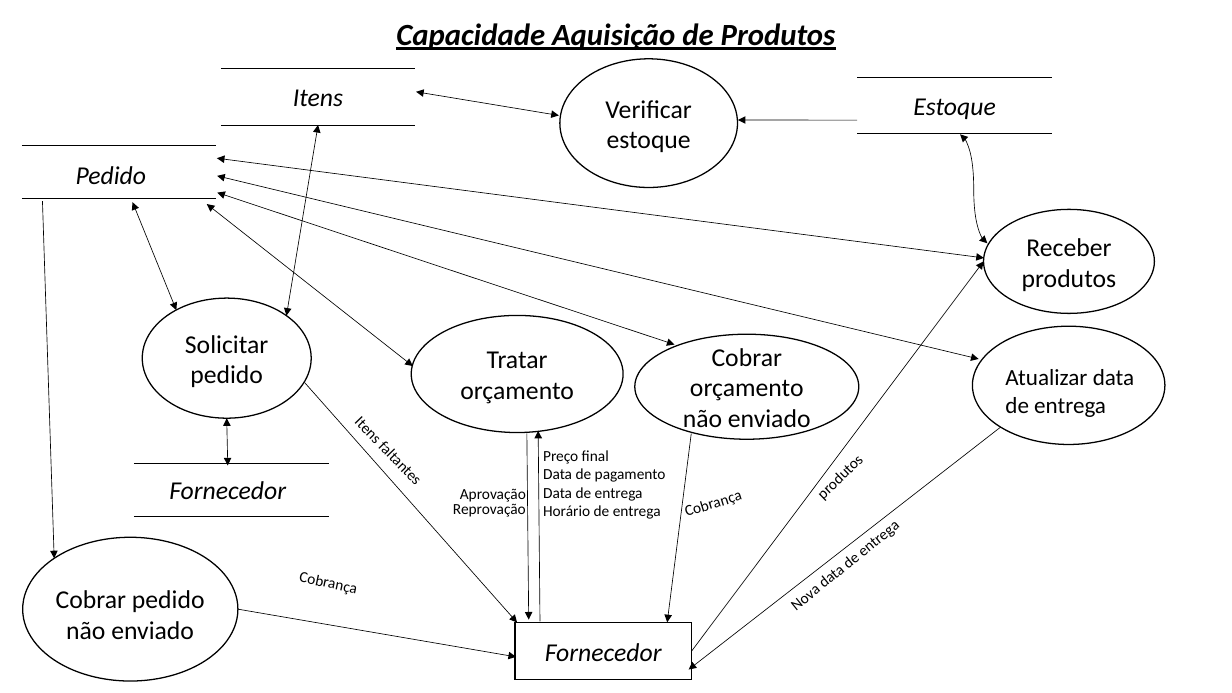
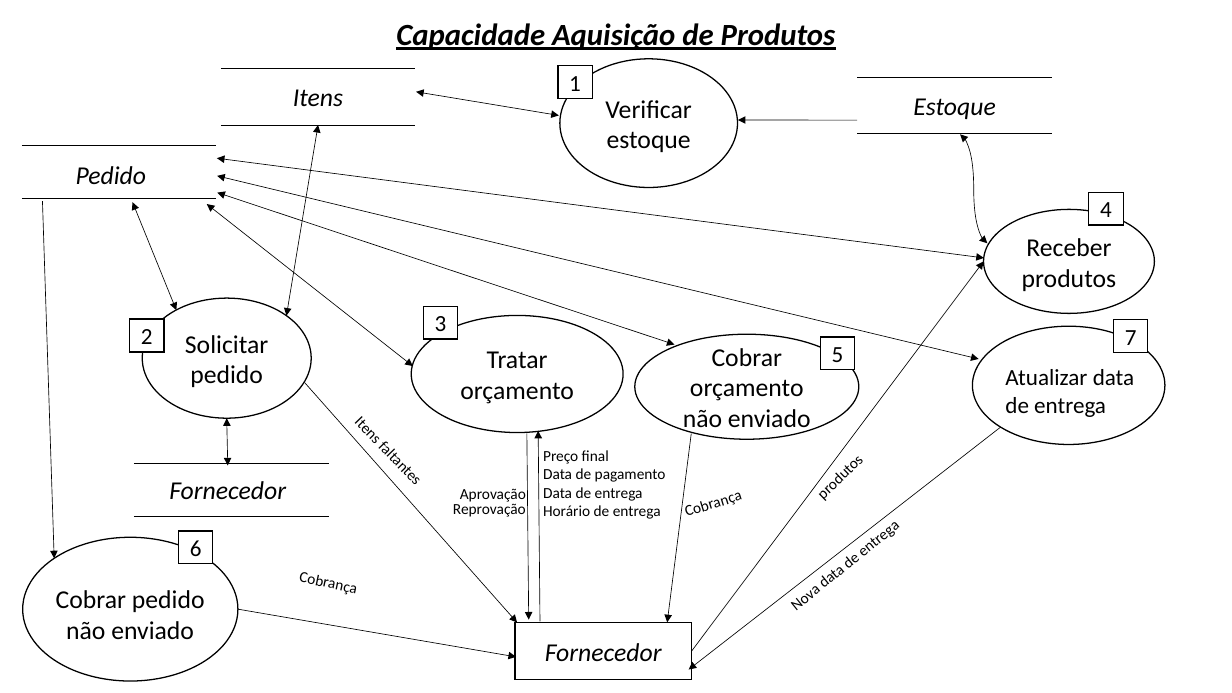
Before and after one commit to RafaelaMiwaTokas/OPE.revisao, a slide deck: slide 2 of 16. DFD Essencial para cada Capacidade.pptx. Drawn at 1232x693 pixels with LibreOffice and Linux fonts; fonts in the diff are those of the drawing. Boxes give left, top, right and bottom in pixels: in the first picture for what was removed or moved away, otherwise in the second. Text is boxed around its words. In the diff, an @@ line names an element or a change of style, - is before the commit and + after.

```diff
--- a/16. DFD Essencial para cada Capacidade.pptx
+++ b/16. DFD Essencial para cada Capacidade.pptx
@@ rectangle added at (558, 66, 592, 99), fill #FFFFFF, outline #000000 1 pt, 18 pt, text #000000 @@
+1
@@ rectangle added at (1089, 192, 1123, 226), fill #FFFFFF, outline #000000 1 pt, 18 pt, text #000000 @@
+4
@@ rectangle added at (129, 319, 164, 352), fill #FFFFFF, outline #000000 1 pt, 18 pt, text #000000 @@
+2
@@ rectangle added at (423, 306, 457, 339), fill #FFFFFF, outline #000000 1 pt, 18 pt, text #000000 @@
+3
@@ rectangle added at (1114, 320, 1148, 353), fill #FFFFFF, outline #000000 1 pt, 18 pt, text #000000 @@
+7
@@ rectangle added at (821, 337, 855, 371), fill #FFFFFF, outline #000000 1 pt, 18 pt, text #000000 @@
+5
@@ rectangle added at (178, 531, 213, 565), fill #FFFFFF, outline #000000 1 pt, 18 pt, text #000000 @@
+6
```
Also in this commit, not shown: 3 slides added, 3 slides removed, 2 other files.
